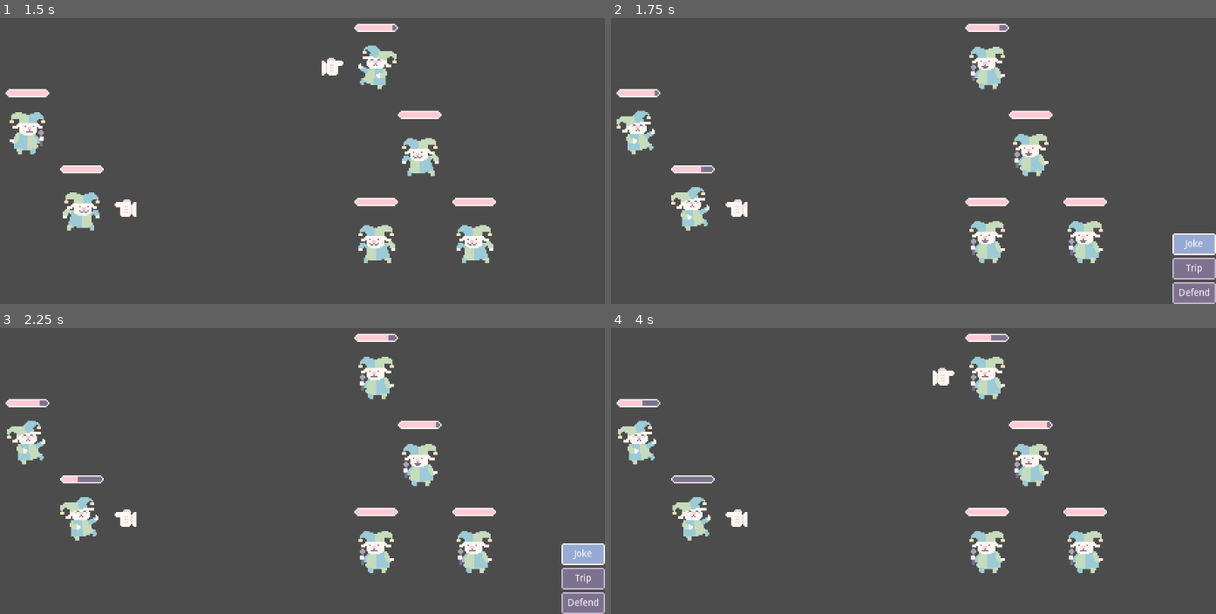
Above: before the commit, frames 1-4 (two rows, left to right).
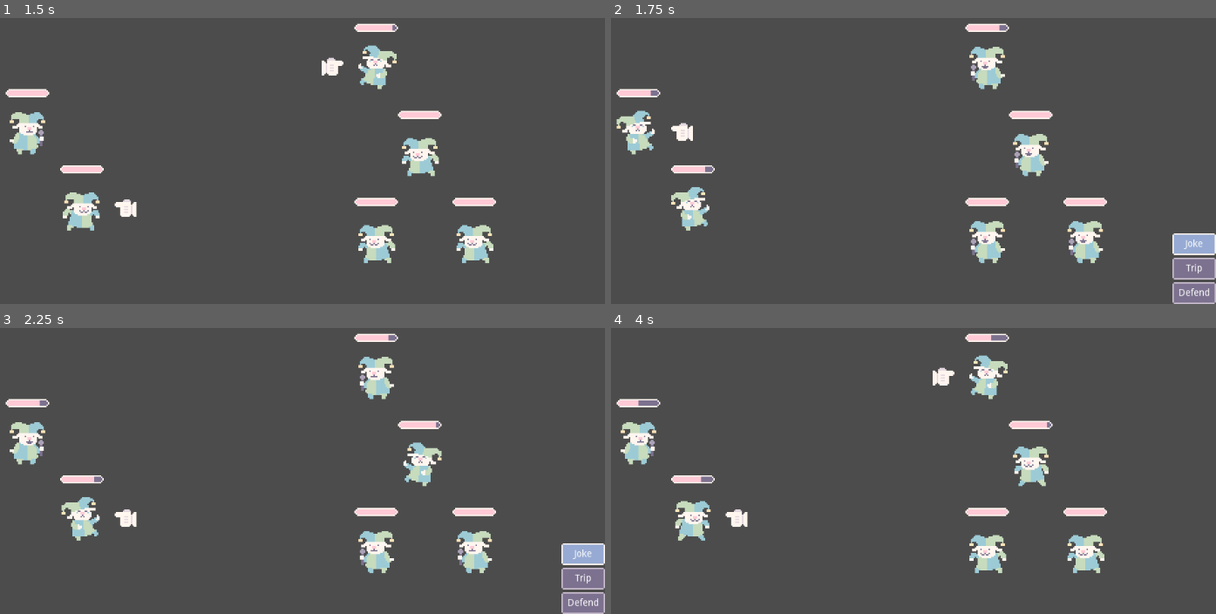
Above: after the commit, the same moments.

Repository: dojeda1/funny-bunny-battle
Game: Godot game, scene res://World.tscn
The game is run twice, just before and just after one commit, with the same random seed, the same clock (stepped at 60 frames per second) and the same inputs.
Inputs:
- Up to frame 1 (1.5 s): click "Joke" at 0.5 s; tap Enter (ui_accept) at 1.25, 1.35 s; hold Up (ui_up) from 1.28 s (still down)
- Up to frame 2 (1.75 s): keep holding Up (ui_up); tap Enter (ui_accept) at 1.52 s
- Up to frame 3 (2.25 s): tap Enter (ui_accept) at 1.82, 2.1 s; release Up (ui_up) at 2.03 s; hold Down (ui_down) from 2.03 s (still down)
- Up to frame 4 (4 s): tap Enter (ui_accept) at 2.27, 2.57, 2.85, 3.6, 3.77 s; release Down (ui_down) at 2.78 s; hold Up (ui_up) from 2.78 s (still down)

Frame 1 is identical in both runs. In frame 2, 0.4% of the frame differs, in the area x 6-23%, y 25-70%; in frame 3, 1.2%; in frame 4, 2.9%, in the area x 1-82%, y 9-86%.

Commit message:
every player get a turn after start_player function is called.

Diff:
--- a/Character.gd
+++ b/Character.gd
@@ -12,6 +12,7 @@
 
 var health: int = 100
 var MAX_HEALTH = 100
+var joke_power = 10
 var is_dead = false
 
 # Called when the node enters the scene tree for the first time.
--- a/EnemyGroup.gd
+++ b/EnemyGroup.gd
@@ -9,65 +9,65 @@
 var is_battling: bool = false
 var turn_index: int = 0
 var focus_index: int = 0
-var power: int = 10
 
-signal next_player
+signal start_player
 onready var abilities = $"%Abilities"
 onready var battle_arena = get_parent()
+onready var player_group = battle_arena.get_node("PlayerGroup")
 #onready var players = battle_arena.player_group.players
 # Called when the node enters the scene tree for the first time.
 func _ready():
 	enemies = get_children()
 #	for i in enemies.size():
 #		enemies[i].position = Vector2(0, i*64)
-	show_choice()
+#	show_choice()
 	pass # Replace with function body.
 
 
 # Called every frame. 'delta' is the elapsed time since the previous frame.
-func _process(delta):
-	if !abilities.visible:
-		if Input.is_action_just_pressed("ui_up"):
-			if focus_index > 0:
-				focus_index -= 1
-				switch_focus(focus_index, focus_index + 1)
-		if Input.is_action_just_pressed("ui_down"):
-			if focus_index < enemies.size() - 1:
-				focus_index += 1
-				switch_focus(focus_index, focus_index - 1)
-		if Input.is_action_just_pressed("ui_accept"):
-	#		enemies[index].damage(power)
-			action_queue.push_back(focus_index)
-
-#	if action_queue.size() == players.size() and !is_battling:
+#func _process(delta):
+#	if !abilities.visible:
+#		if Input.is_action_just_pressed("ui_up"):
+#			if focus_index > 0:
+#				focus_index -= 1
+#				switch_focus(focus_index, focus_index + 1)
+#		if Input.is_action_just_pressed("ui_down"):
+#			if focus_index < enemies.size() - 1:
+#				focus_index += 1
+#				switch_focus(focus_index, focus_index - 1)
+#		if Input.is_action_just_pressed("ui_accept"):
+#	#		enemies[index].damage(power)
+#			action_queue.push_back(focus_index)
+#
+##	if action_queue.size() == players.size() and !is_battling:
+##		is_battling = true
+##		_action(action_queue)
+#	if action_queue.size() > 0 and !is_battling:
 #		is_battling = true
 #		_action(action_queue)
-	if action_queue.size() > 0 and !is_battling:
-		is_battling = true
-		_action(action_queue)
-	pass
-
-func _action(stack):
-	battle_arena.player_group.players[battle_arena.player_group.turn_index].joke()
-	for i in stack:
-		enemies[i].damage(power)
-#		await get_tree().create_timer(1).timeout
-	action_queue.clear()
-	is_battling = false
-	emit_signal("next_player")
-	if battle_arena.player_turn:
-		_reset_focus()
-		show_choice()
-	else:
-		next_enemy()
+#	pass
+#
+#func _action(stack):
+#	battle_arena.player_group.players[battle_arena.player_group.turn_index].joke()
+#	for i in stack:
+#		enemies[i].damage(power)
+##		await get_tree().create_timer(1).timeout
+#	action_queue.clear()
+#	is_battling = false
+#	emit_signal("next_player")
+#	if battle_arena.player_turn:
+#		_reset_focus()
+#		show_choice()
+#	else:
+#		next_enemy()
 
 func switch_focus(x, y):
 	enemies[x].get_focus()
 	enemies[y].lose_focus()
 
-func show_choice():
-	abilities.show()
-	abilities.find_node("Joke").grab_focus()
+#func show_choice():
+#	abilities.show()
+#	abilities.find_node("Joke").grab_focus()
 
 func _reset_focus():
 	focus_index = 0
@@ -77,40 +77,40 @@
 func _reset_turns():
 	turn_index = 0
 
-func _start_choosing():
-	_reset_focus()
-	enemies[0].get_focus()
-
-func _on_Joke_pressed():
-	abilities.hide()
-	_start_choosing()
-	pass # Replace with function body.
+#func _start_choosing():
+#	_reset_focus()
+#	enemies[0].get_focus()
 
 func next_enemy():
-	activate_move()
 	if turn_index < enemies.size() - 1:
 		turn_index += 1
 #		switch_focus(index, index - 1)
-		next_enemy()
+		enemy_turn()
 	else:
 		turn_index = 0
 		battle_arena.player_turn = true
-		emit_signal("next_player")
 		_reset_turns()
 		_reset_focus()
+		emit_signal("start_player")
 #		switch_focus(index, players.size() - 1)
 	pass # Replace with function body.
 
-func _on_PlayerGroup_next_enemy():
-	next_enemy()
+func enemy_turn():
+	if !enemies[turn_index].is_dead:
+		activate_action()
+	else:
+		next_enemy()
+
+func _on_PlayerGroup_start_enemy():
+	enemy_turn()
 	pass # Replace with function body.
 
-func activate_move():
-	enemies[turn_index].joke()
+func activate_action():
+	var enemy = enemies[turn_index]
+	enemy.joke()
 	randomize()
 	var rng = RandomNumberGenerator.new()
 	var rand_player = rng.randi_range(0, battle_arena.player_group.players.size() - 1)
 	print("attack player ", rand_player)
-	battle_arena.player_group.players[rand_player].damage(power)
-
-#	next_enemy()
+	player_group.players[rand_player].damage(enemy.joke_power)
+	next_enemy()
--- a/Jester.tscn
+++ b/Jester.tscn
@@ -108,7 +108,7 @@
 unique_name_in_owner = true
 texture = ExtResource( 1 )
 hframes = 11
-frame = 2
+frame = 10
 
 [node name="Focus" type="Sprite" parent="."]
 unique_name_in_owner = true
--- a/King.tscn
+++ b/King.tscn
@@ -108,7 +108,7 @@
 scale = Vector2( -1, 1 )
 texture = ExtResource( 1 )
 hframes = 11
-frame = 3
+frame = 10
 
 [node name="Focus" type="Sprite" parent="."]
 unique_name_in_owner = true
--- a/PlayerGroup.gd
+++ b/PlayerGroup.gd
@@ -7,29 +7,72 @@
 var players = []
 var turn_index : int = 0
 var focus_index: int = 0
+var active_ability = null
 
 onready var abilities = $"%Abilities"
 onready var battle_arena = get_parent()
-onready var enemies = battle_arena.get_node("EnemyGroup").enemies
+onready var enemy_group = battle_arena.get_node("EnemyGroup")
 
-signal next_enemy
+signal start_enemy
 
 # Called when the node enters the scene tree for the first time.
 func _ready():
 	players = get_children()
 	players[turn_index].get_focus()
+	show_abilities()
 #	for i in enemies.size():
 #		enemies[i].position = Vector2(0, i*64)
 	pass # Replace with function body.
 
 
 # Called every frame. 'delta' is the elapsed time since the previous frame.
-#func _process(delta):
-#	pass
+func _process(delta):
+	if !abilities.visible:
+		if Input.is_action_just_pressed("ui_up"):
+			if enemy_group.focus_index > 0:
+				enemy_group.focus_index -= 1
+				enemy_group.switch_focus(enemy_group.focus_index, enemy_group.focus_index + 1)
+		if Input.is_action_just_pressed("ui_down"):
+			if enemy_group.focus_index < enemy_group.enemies.size() - 1:
+				enemy_group.focus_index += 1
+				enemy_group.switch_focus(enemy_group.focus_index, enemy_group.focus_index - 1)
+		if Input.is_action_just_pressed("ui_accept"):
+	#		enemies[index].damage(power)
+#			action_queue.push_back(focus_index)
+			activate_action(active_ability, enemy_group.focus_index)
+
+#	if action_queue.size() == players.size() and !is_battling:
+#		is_battling = true
+#		_action(action_queue)
+#	if action_queue.size() > 0 and !is_battling:
+#		is_battling = true
+#		_action(action_queue)
+	pass
+
+func activate_action(action, target):
+	enemy_group._reset_focus()
+	var player = players[turn_index]
+	if action == "joke":
+		players[turn_index].joke()
+		enemy_group.enemies[target].damage(player.joke_power)
+		next_player()
+	if battle_arena.player_turn:
+		switch_focus(turn_index, turn_index - 1)
+		show_abilities()
+	else:
+		_reset_focus()
+		_reset_turns()
+		emit_signal("start_enemy")
 
 
-func _on_EnemyGroup_next_player():
-	next_player()
+
+func _on_EnemyGroup_start_player():
+	players[0].get_focus()
+	player_turn()
+
+func show_abilities():
+	abilities.show()
+	abilities.find_node("Joke").grab_focus()
 
 func switch_focus(x, y):
 	players[x].get_focus()
@@ -46,15 +89,29 @@
 func next_player():
 	print(turn_index, players.size() - 1)
 	if turn_index < players.size() - 1:
-		print('player move')
 		turn_index += 1
 		focus_index = turn_index
 		switch_focus(focus_index, focus_index - 1)
 	else:
-		print('Enemy Turn')
 		battle_arena.player_turn = false
 		_reset_turns()
 		_reset_focus()
-		emit_signal("next_enemy")
+		emit_signal("begin_enemy_turn")
 #		switch_focus(index, players.size() - 1)
 	pass # Replace with function body.
+
+func player_turn():
+	if !players[turn_index].is_dead:
+		show_abilities()
+	else:
+		print('DEAD')
+		next_player()
+
+func _on_Joke_pressed():
+	active_ability = "joke"
+	abilities.hide()
+	_start_choosing()
+	pass # Replace with function body.
+
+func _start_choosing():
+	enemy_group.enemies[0].get_focus()
--- a/World.tscn
+++ b/World.tscn
@@ -110,6 +110,6 @@
 align = 1
 valign = 1
 
-[connection signal="next_enemy" from="BattleArena/PlayerGroup" to="BattleArena/EnemyGroup" method="_on_PlayerGroup_next_enemy"]
-[connection signal="next_player" from="BattleArena/EnemyGroup" to="BattleArena/PlayerGroup" method="_on_EnemyGroup_next_player"]
-[connection signal="pressed" from="CanvasLayer/Abilities/Joke" to="BattleArena/EnemyGroup" method="_on_Joke_pressed"]
+[connection signal="start_enemy" from="BattleArena/PlayerGroup" to="BattleArena/EnemyGroup" method="_on_PlayerGroup_start_enemy"]
+[connection signal="start_player" from="BattleArena/EnemyGroup" to="BattleArena/PlayerGroup" method="_on_EnemyGroup_start_player"]
+[connection signal="pressed" from="CanvasLayer/Abilities/Joke" to="BattleArena/PlayerGroup" method="_on_Joke_pressed"]
